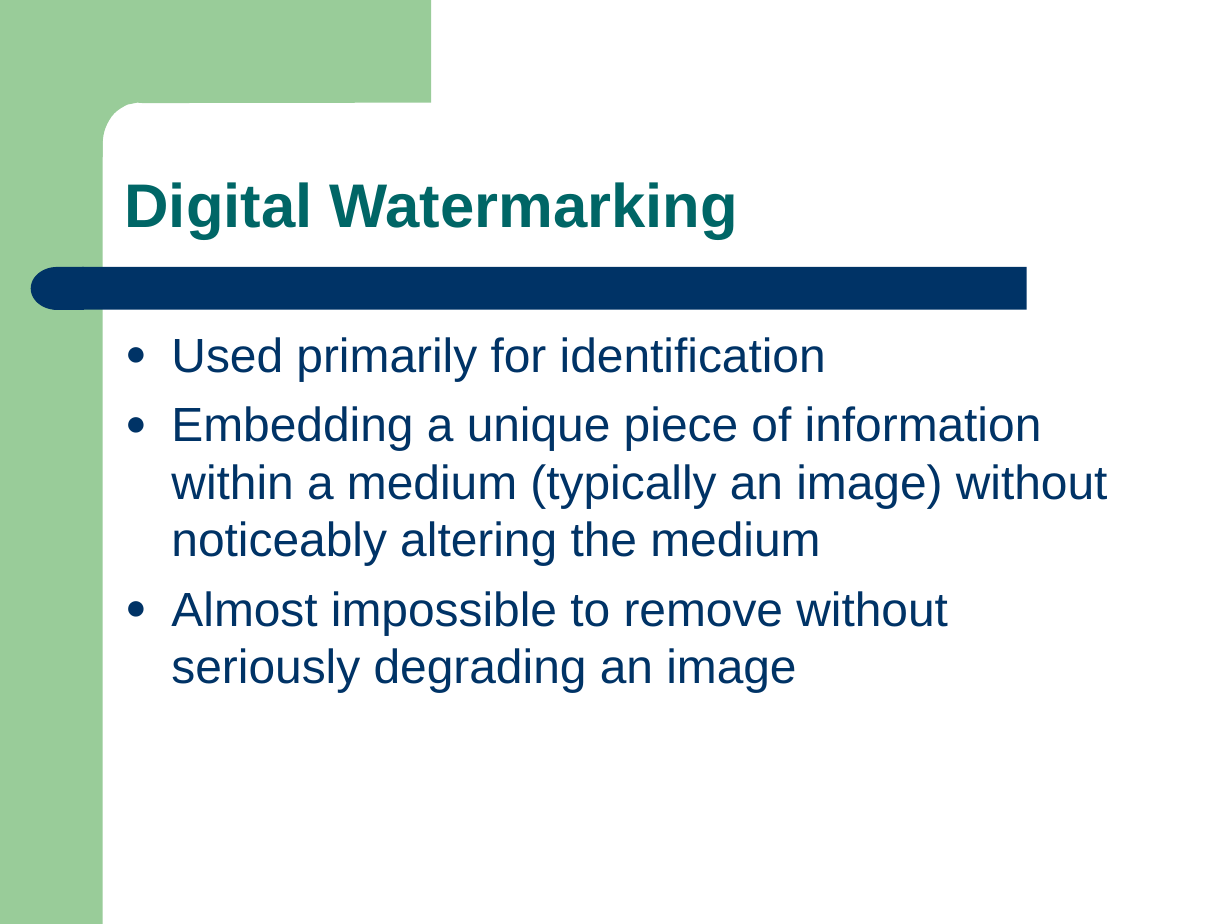
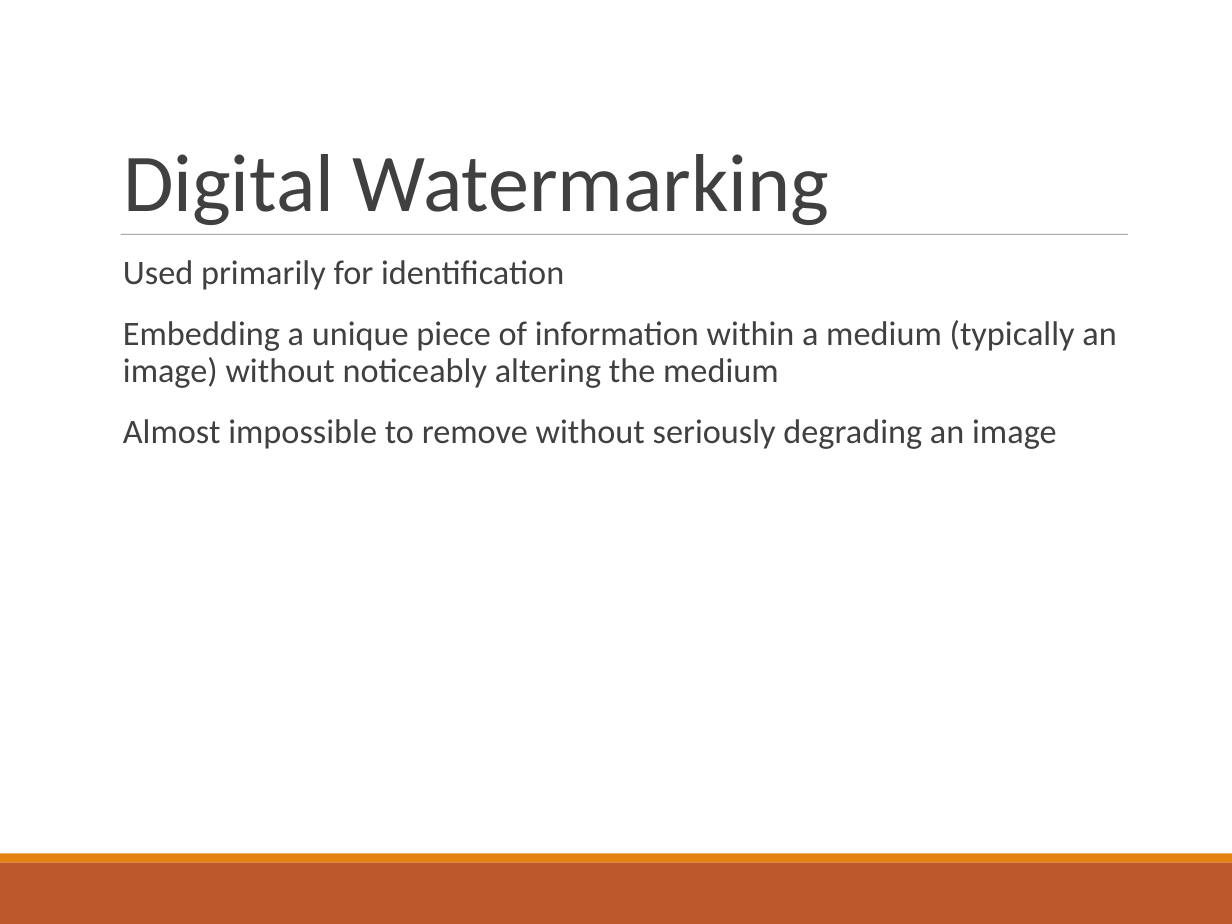
Before and after one commit to hemansh/digital_steganography, a slide deck: slide 7 of Steganography.ppt (slide 8 before the commit). Drawn at 1232x924 pixels with LibreOffice and Linux fonts; fonts in the diff are those of the drawing. Boxes give left, top, right and bottom in pixels: in the first picture for what was removed or moved away, otherwise in the second. Text is boxed around its words. In the diff, an @@ line names an element or a change of style, - is before the commit and + after.

```diff
--- a/Steganography.ppt
+++ b/Steganography.ppt
@@ title "Digital Watermarking": place and size @@
-title "Digital Watermarking" at <box>125,182,738,239</box>
+title "Digital Watermarking" at <box>123,154,829,225</box>
@@ title "Digital Watermarking" at <box>123,154,829,225</box>: size 36 to 48 pt, font Arial to Calibri, text colour #006666 to #404040, bold off; line spacing 0.9 to 0.85 @@
@@ line added from (121, 234) to (1127, 234), #7F7F7F 0.51 pt @@
@@ group removed at <box>0,0,1027,924</box>: 1 rectangle, 1 freeform shape, 1 rounded rectangle, 1 flow chart delay @@
@@ text "Used primarily for identification": place and size @@
-text "Used primarily for identification" at <box>171,337,1108,693</box>
+text "Used primarily for identification" at <box>123,260,1116,449</box>
@@ text "Used primarily for identification" at <box>123,260,1116,449</box>: size 28 to 20 pt, font Arial to Calibri, text colour #003366 to #404040; bullet ● to  ; line spacing 1 to 0.9; more space between paragraphs; bullet colour #003366 to #E48312 @@
@@ rectangle added at <box>0,862,1232,924</box>, fill #BD582C @@
@@ rectangle added at <box>0,854,1232,862</box>, fill #E48312 @@
```
Also in this commit, not shown: 15 other slides changed, 2 slides added, 3 slides removed, 1 other file.
